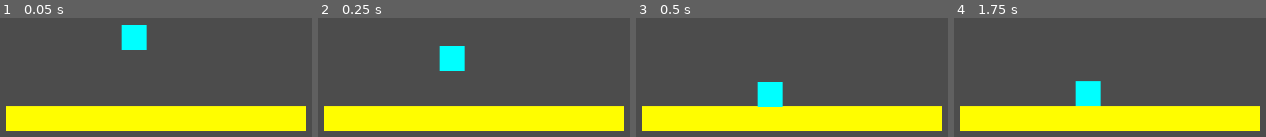
Above: before the commit, frames 1-4 (left to right).
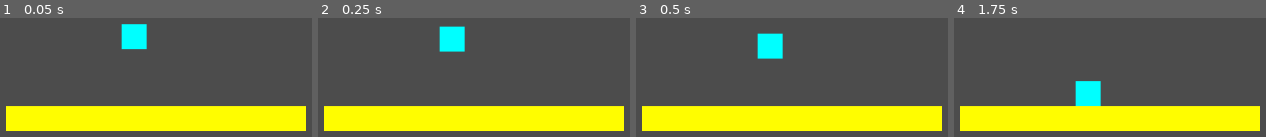
Above: after the commit, the same moments.

Repository: Yagoi23/Game-Jam-2022
Game: Godot game, scene res://TestScene.tscn
Two runs of this game, one before a commit and one after it. Both use one fixed random seed, a clock stepped at 60 frames per second and the inputs below. The project has no main scene, so this scene is started directly.
Inputs:
- Up to frame 1 (0.05 s): no input
- Up to frame 2 (0.25 s): no input
- Up to frame 3 (0.5 s): no input
- Up to frame 4 (1.75 s): no input

The runs differ from the first frame. In frame 1, 0.1% of the frame differs, in the area x 38-48%, y 5-27%; in frame 2, 2.8%; in frame 3, 3.6%, in the area x 38-48%, y 12-75%; in frame 4, nothing differs.

Commit message:
Update Box.tscn

Diff:
--- a/Box.tscn
+++ b/Box.tscn
@@ -1,14 +1,11 @@
-[gd_scene load_steps=4 format=2]
+[gd_scene load_steps=3 format=2]
 
 [ext_resource path="res://assets/Yellow.png" type="Texture" id=1]
-[ext_resource path="res://Box.gd" type="Script" id=2]
 
 [sub_resource type="RectangleShape2D" id=1]
 extents = Vector2( 16, 16 )
 
 [node name="Box" type="RigidBody2D"]
-gravity_scale = 9.8
-script = ExtResource( 2 )
 
 [node name="Sprite" type="Sprite" parent="."]
 texture = ExtResource( 1 )
